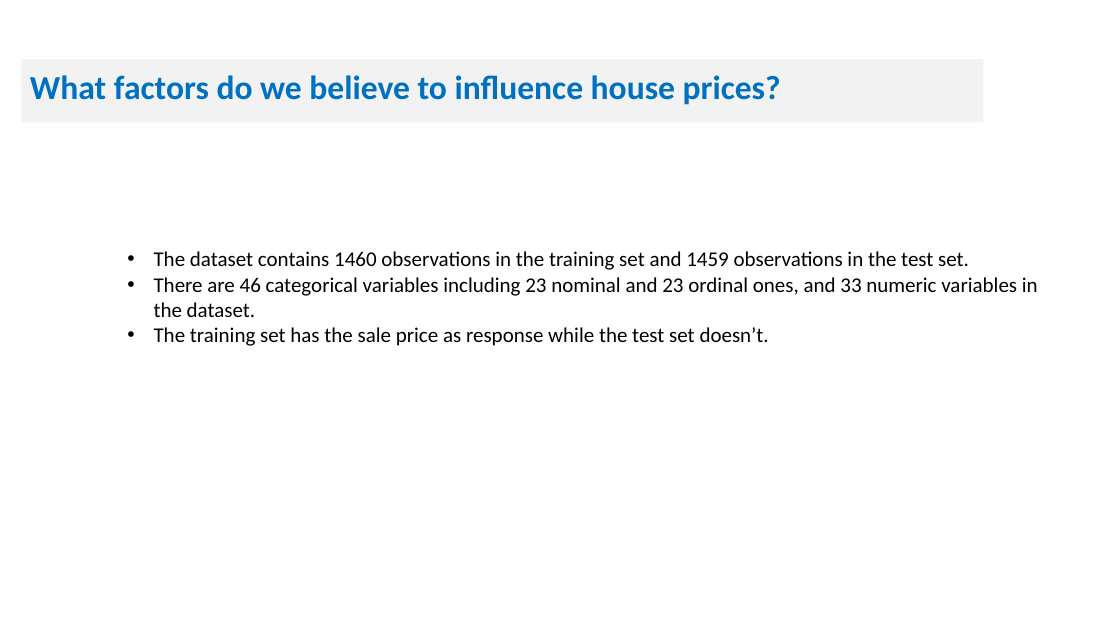
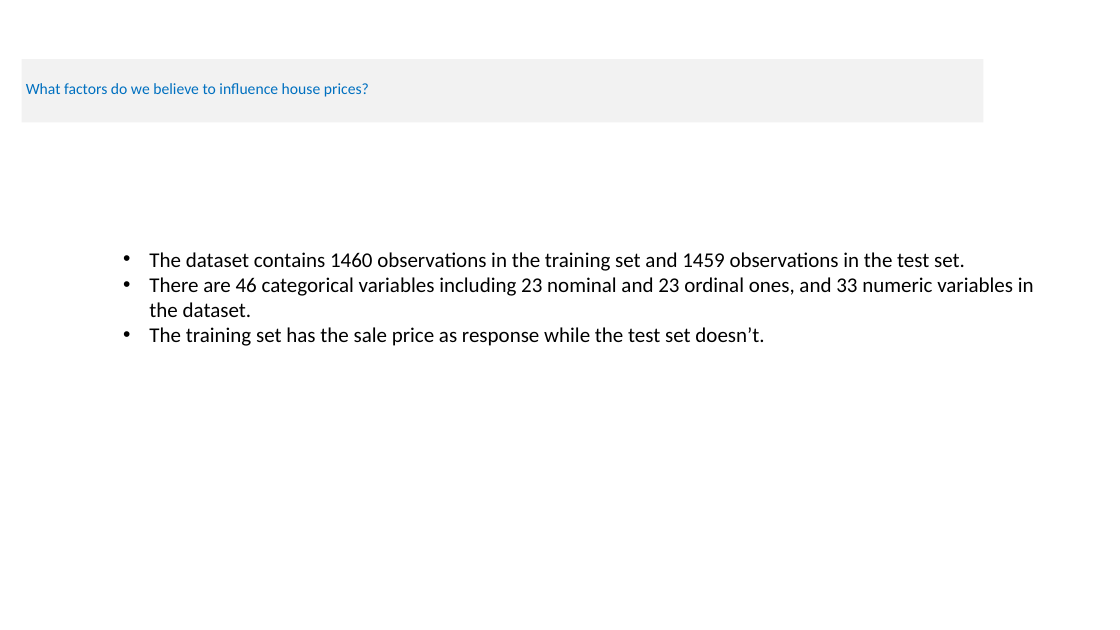
Before and after one commit to manasagodkhindi/AmesHousingPrediction, a slide deck: slide 5 of HousingPricesPresentations.pptx. Drawn at 1120x630 pixels with LibreOffice and Linux fonts; fonts in the diff are those of the drawing. Boxes give left, top, right and bottom in pixels: in the first picture for what was removed or moved away, otherwise in the second. Text is boxed around its words. In the diff, an @@ line names an element or a change of style, - is before the commit and + after.

```diff
--- a/HousingPricesPresentations.pptx
+++ b/HousingPricesPresentations.pptx
@@ title "What factors do we believe ..." at [22,59,984,122]: size 28.8 to 13.4 pt, bold off @@
@@ text "The dataset contains 1460 observations ...": place and size @@
-text "The dataset contains 1460 observations ..." at [154,251,1038,346]
+text "The dataset contains 1460 observations ..." at [149,252,1034,346]
```
Also in this commit, not shown: 30 other slides changed, 2 slides added.
